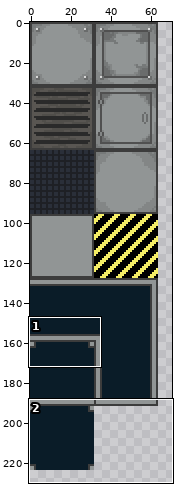
A sprite sheet gets an edit: assets/Tileset/Tileset_Floor1.png. The picture above shows the old version from afar; the outline marks the close-up.
Close-up. Before the commit:
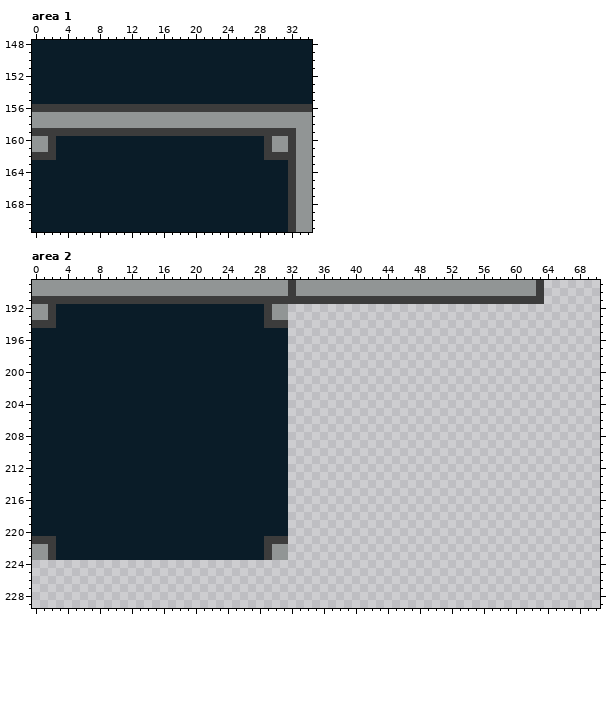
The file is 256x256 pixels. Colours within 5 levels of each other are drawn and written as one. Shown: area 1: x 0..34, y 148..171; area 2: x 0..70, y 189..229. The wide view leaves out empty margins.
Once edited:
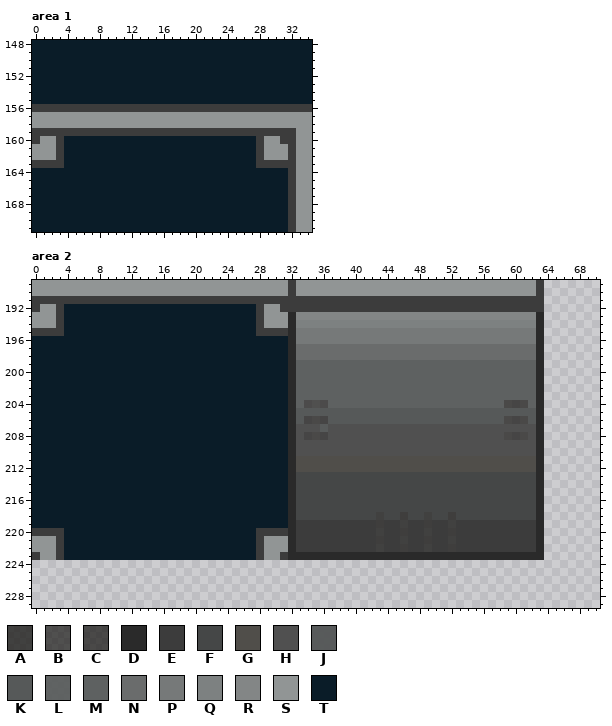
Palette (. is transparent): A #21201ecf  B #22211fba  C #22211fc4  D #2a2a2a  E #3c3c3c  F #454747  G #504e4a  H #505050  J #525555f2  K #565959  L #5a5d5df2  M #5e6161  N #6a6c6c  P #767979  Q #7d8181  R #838686  S #919595  T #0a1c28
From old to new:
--- area 1
@@ x 0..34 @@
 159 EEEEEEEEEEEEEEEEEEEEEEEEEEEEEEEEESS
-160 SSETTTTTTTTTTTTTTTTTTTTTTTTTTESSESS
-161 SSETTTTTTTTTTTTTTTTTTTTTTTTTTESSESS
-162 EEETTTTTTTTTTTTTTTTTTTTTTTTTTEEEESS
-163 TTTTTTTTTTTTTTTTTTTTTTTTTTTTTTTTESS
+160 ESSETTTTTTTTTTTTTTTTTTTTTTTTESSEESS
+161 SSSETTTTTTTTTTTTTTTTTTTTTTTTESSSESS
+162 SSSETTTTTTTTTTTTTTTTTTTTTTTTESSSESS
+163 EEEETTTTTTTTTTTTTTTTTTTTTTTTEEEEESS
 164 TTTTTTTTTTTTTTTTTTTTTTTTTTTTTTTTESS
--- area 2
@@ x 0..70 @@
 191 EEEEEEEEEEEEEEEEEEEEEEEEEEEEEEEEEEEEEEEEEEEEEEEEEEEEEEEEEEEEEEEE.......
-192 SSETTTTTTTTTTTTTTTTTTTTTTTTTTESS.......................................
-193 SSETTTTTTTTTTTTTTTTTTTTTTTTTTESS.......................................
-194 EEETTTTTTTTTTTTTTTTTTTTTTTTTTEEE.......................................
-195 TTTTTTTTTTTTTTTTTTTTTTTTTTTTTTTT.......................................
-196 TTTTTTTTTTTTTTTTTTTTTTTTTTTTTTTT.......................................
-197 TTTTTTTTTTTTTTTTTTTTTTTTTTTTTTTT.......................................
-198 TTTTTTTTTTTTTTTTTTTTTTTTTTTTTTTT.......................................
-199 TTTTTTTTTTTTTTTTTTTTTTTTTTTTTTTT.......................................
-200 TTTTTTTTTTTTTTTTTTTTTTTTTTTTTTTT.......................................
-201 TTTTTTTTTTTTTTTTTTTTTTTTTTTTTTTT.......................................
-202 TTTTTTTTTTTTTTTTTTTTTTTTTTTTTTTT.......................................
-203 TTTTTTTTTTTTTTTTTTTTTTTTTTTTTTTT.......................................
-204 TTTTTTTTTTTTTTTTTTTTTTTTTTTTTTTT.......................................
-205 TTTTTTTTTTTTTTTTTTTTTTTTTTTTTTTT.......................................
-206 TTTTTTTTTTTTTTTTTTTTTTTTTTTTTTTT.......................................
-207 TTTTTTTTTTTTTTTTTTTTTTTTTTTTTTTT.......................................
-208 TTTTTTTTTTTTTTTTTTTTTTTTTTTTTTTT.......................................
-209 TTTTTTTTTTTTTTTTTTTTTTTTTTTTTTTT.......................................
-210 TTTTTTTTTTTTTTTTTTTTTTTTTTTTTTTT.......................................
-211 TTTTTTTTTTTTTTTTTTTTTTTTTTTTTTTT.......................................
-212 TTTTTTTTTTTTTTTTTTTTTTTTTTTTTTTT.......................................
-213 TTTTTTTTTTTTTTTTTTTTTTTTTTTTTTTT.......................................
-214 TTTTTTTTTTTTTTTTTTTTTTTTTTTTTTTT.......................................
-215 TTTTTTTTTTTTTTTTTTTTTTTTTTTTTTTT.......................................
-216 TTTTTTTTTTTTTTTTTTTTTTTTTTTTTTTT.......................................
-217 TTTTTTTTTTTTTTTTTTTTTTTTTTTTTTTT.......................................
-218 TTTTTTTTTTTTTTTTTTTTTTTTTTTTTTTT.......................................
-219 TTTTTTTTTTTTTTTTTTTTTTTTTTTTTTTT.......................................
-220 TTTTTTTTTTTTTTTTTTTTTTTTTTTTTTTT.......................................
-221 EEETTTTTTTTTTTTTTTTTTTTTTTTTTEEE.......................................
-222 SSETTTTTTTTTTTTTTTTTTTTTTTTTTESS.......................................
-223 SSETTTTTTTTTTTTTTTTTTTTTTTTTTESS.......................................
+192 ESSETTTTTTTTTTTTTTTTTTTTTTTTESSEEEEEEEEEEEEEEEEEEEEEEEEEEEEEEEEE.......
+193 SSSETTTTTTTTTTTTTTTTTTTTTTTTESSSDRRRRRRRRRRRRRRRRRRRRRRRRRRRRRRD.......
+194 SSSETTTTTTTTTTTTTTTTTTTTTTTTESSSDQQQQQQQQQQQQQQQQQQQQQQQQQQQQQQD.......
+195 EEEETTTTTTTTTTTTTTTTTTTTTTTTEEEEDPPPPPPPPPPPPPPPPPPPPPPPPPPPPPPD.......
+196 TTTTTTTTTTTTTTTTTTTTTTTTTTTTTTTTDPPPPPPPPPPPPPPPPPPPPPPPPPPPPPPD.......
+197 TTTTTTTTTTTTTTTTTTTTTTTTTTTTTTTTDNNNNNNNNNNNNNNNNNNNNNNNNNNNNNND.......
+198 TTTTTTTTTTTTTTTTTTTTTTTTTTTTTTTTDNNNNNNNNNNNNNNNNNNNNNNNNNNNNNND.......
+199 TTTTTTTTTTTTTTTTTTTTTTTTTTTTTTTTDMMMMMMMMMMMMMMMMMMMMMMMMMMMMMMD.......
+200 TTTTTTTTTTTTTTTTTTTTTTTTTTTTTTTTDMMMMMMMMMMMMMMMMMMMMMMMMMMMMMMD.......
+201 TTTTTTTTTTTTTTTTTTTTTTTTTTTTTTTTDMMMMMMMMMMMMMMMMMMMMMMMMMMMMMMD.......
+202 TTTTTTTTTTTTTTTTTTTTTTTTTTTTTTTTDMMMMMMMMMMMMMMMMMMMMMMMMMMMMMMD.......
+203 TTTTTTTTTTTTTTTTTTTTTTTTTTTTTTTTDMMMMMMMMMMMMMMMMMMMMMMMMMMMMMMD.......
+204 TTTTTTTTTTTTTTTTTTTTTTTTTTTTTTTTDMBBBMMMMMMMMMMMMMMMMMMMMMMCCCLD.......
+205 TTTTTTTTTTTTTTTTTTTTTTTTTTTTTTTTDKKKKKKKKKKKKKKKKKKKKKKKKKKKKKKD.......
+206 TTTTTTTTTTTTTTTTTTTTTTTTTTTTTTTTDKCCCKKKKKKKKKKKKKKKKKKKKKKCCCKD.......
+207 TTTTTTTTTTTTTTTTTTTTTTTTTTTTTTTTDHHHJHHHHHHHHHHHHHHHHHHHHHHHHHHD.......
+208 TTTTTTTTTTTTTTTTTTTTTTTTTTTTTTTTDHCCCHHHHHHHHHHHHHHHHHHHHHHCCCHD.......
+209 TTTTTTTTTTTTTTTTTTTTTTTTTTTTTTTTDHHHHHHHHHHHHHHHHHHHHHHHHHHHHHHD.......
+210 TTTTTTTTTTTTTTTTTTTTTTTTTTTTTTTTDHHHHHHHHHHHHHHHHHHHHHHHHHHHHHHD.......
+211 TTTTTTTTTTTTTTTTTTTTTTTTTTTTTTTTDGGGGGGGGGGGGGGGGGGGGGGGGGGGGGGD.......
+212 TTTTTTTTTTTTTTTTTTTTTTTTTTTTTTTTDGGGGGGGGGGGGGGGGGGGGGGGGGGGGGGD.......
+213 TTTTTTTTTTTTTTTTTTTTTTTTTTTTTTTTDFFFFFFFFFFFFFFFFFFFFFFFFFFFFFFD.......
+214 TTTTTTTTTTTTTTTTTTTTTTTTTTTTTTTTDFFFFFFFFFFFFFFFFFFFFFFFFFFFFFFD.......
+215 TTTTTTTTTTTTTTTTTTTTTTTTTTTTTTTTDFFFFFFFFFFFFFFFFFFFFFFFFFFFFFFD.......
+216 TTTTTTTTTTTTTTTTTTTTTTTTTTTTTTTTDFFFFFFFFFFFFFFFFFFFFFFFFFFFFFFD.......
+217 TTTTTTTTTTTTTTTTTTTTTTTTTTTTTTTTDFFFFFFFFFFFFFFFFFFFFFFFFFFFFFFD.......
+218 TTTTTTTTTTTTTTTTTTTTTTTTTTTTTTTTDFFFFFFFFFFAFFAFFAFFAFFFFFFFFFFD.......
+219 TTTTTTTTTTTTTTTTTTTTTTTTTTTTTTTTDEEEEEEEEEEAEEAEEAEEAEEEEEEEEEED.......
+220 EEEETTTTTTTTTTTTTTTTTTTTTTTTEEEEDEEEEEEEEEEAEEAEEAEEAEEEEEEEEEED.......
+221 SSSETTTTTTTTTTTTTTTTTTTTTTTTESSSDEEEEEEEEEEAEEAEEAEEAEEEEEEEEEED.......
+222 SSSETTTTTTTTTTTTTTTTTTTTTTTTESSSDEEEEEEEEEEAEEAEEAEEAEEEEEEEEEED.......
+223 ESSETTTTTTTTTTTTTTTTTTTTTTTTESSEDDDDDDDDDDDDDDDDDDDDDDDDDDDDDDDD.......
 224 .......................................................................
